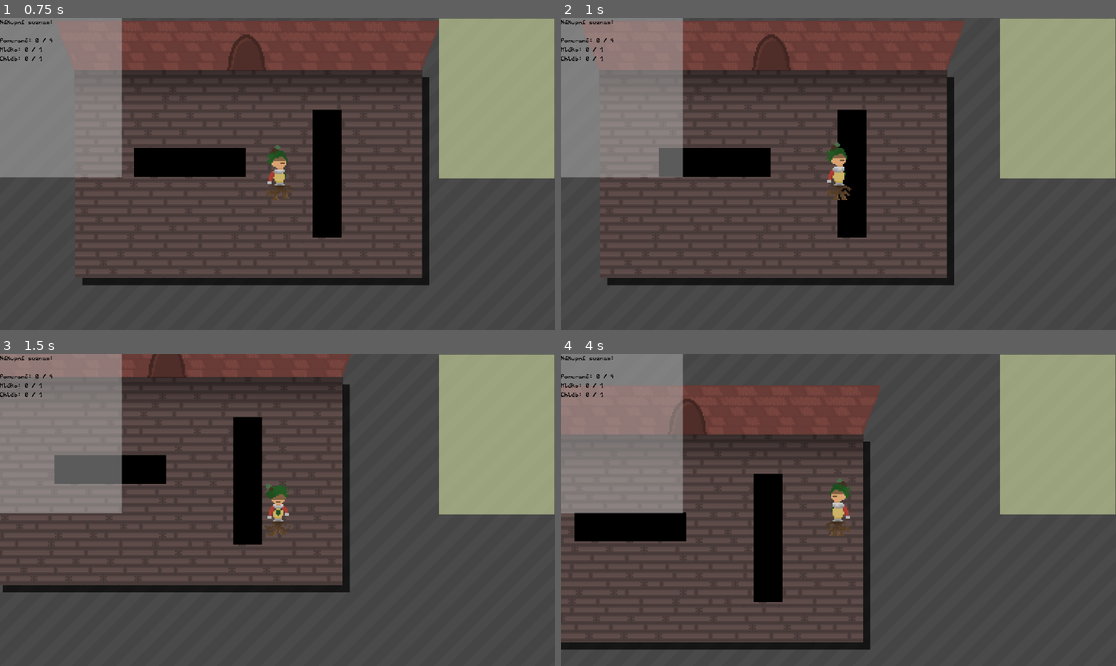
Above: before the commit, frames 1-4 (two rows, left to right).
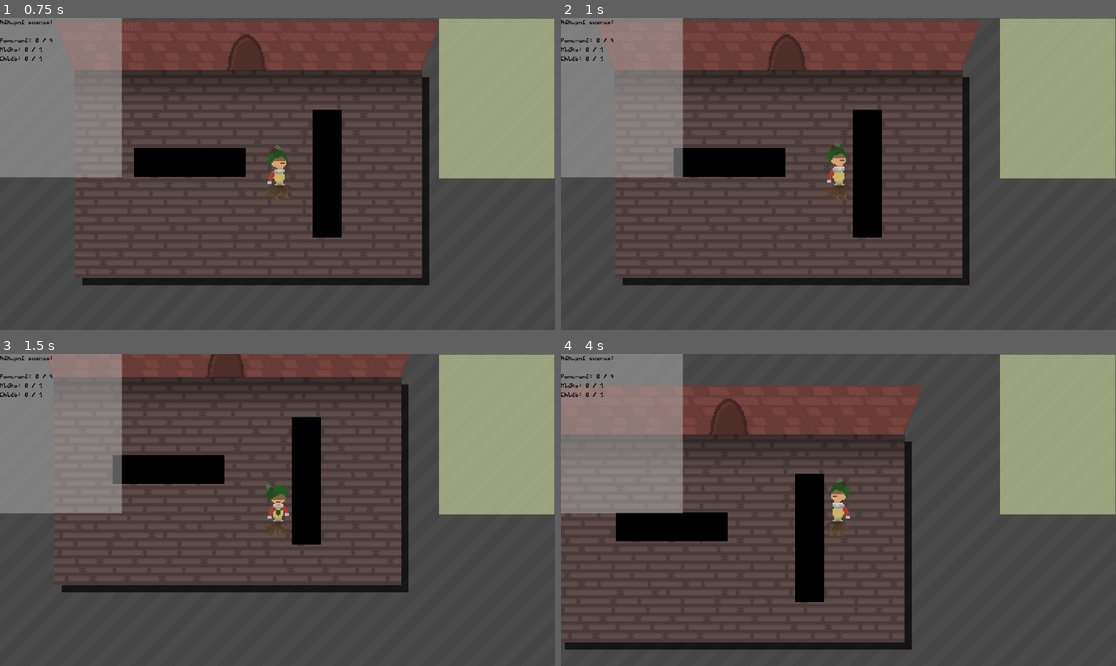
Above: after the commit, the same moments.

Repository: Trigware/Shopping-Madness
Game: Godot game, scene res://Scenes/MainScene.tscn
Same seed, same stepped clock (60 frames per second), same inputs: the game is played once before the commit and once after it.
Inputs:
- Up to frame 1 (0.75 s): tap Enter at 0.5 s; hold Right (walk_right) from 0.53 s (still down)
- Up to frame 2 (1 s): keep holding Right (walk_right)
- Up to frame 3 (1.5 s): release Right (walk_right) at 1.28 s; hold Down (walk_down) from 1.28 s (still down)
- Up to frame 4 (4 s): release Down (walk_down) at 2.03 s; hold Right (walk_right) 2.03-2.78 s; hold Up (walk_up) 2.78-3.53 s; hold Left (walk_left) from 3.53 s (still down)

Frame 1 is identical in both runs. In frame 2, 5.9% of the frame differs, in the area x 4-76%, y 0-86%; in frame 3, 11%, in the area x 0-74%, y 0-77%; in frame 4, 10%.

Commit message:
Fixed shelves collision issue

Diff:
--- a/Scenes/Room.tscn
+++ b/Scenes/Room.tscn
@@ -14,7 +14,7 @@
 shader_parameter/texture_scale = Vector2(1, 1)
 shader_parameter/diagonal_lines = 4.0
 shader_parameter/gap_size = 0.519
-shader_parameter/pattern_repeated = 610.063470034991
+shader_parameter/pattern_repeated = 92.19909818328738
 shader_parameter/line_color = Vector4(0, 0, 0, 0)
 shader_parameter/gap_color = Vector4(0, 0, 0, 0)
 
--- a/Scripts/GroceryList.gd
+++ b/Scripts/GroceryList.gd
@@ -3,7 +3,7 @@
 @onready var label = $ColorRect/Label
 @onready var frame = $ColorRect
 
-const groceries = {
+var groceries: Dictionary[Inventory.ItemType, int] = {
 	Inventory.ItemType.Orange: 4,
 	Inventory.ItemType.Milk: 1,
 	Inventory.ItemType.Bread: 1
--- a/Scripts/Shelf.gd
+++ b/Scripts/Shelf.gd
@@ -9,6 +9,8 @@
 
 func _ready():
 	shelf_texture.size = shelf_size
-	bounding_area.shape.size = shelf_size
+	var collider_shape: Shape2D = RectangleShape2D.new()
+	collider_shape.size = shelf_size
+	bounding_area.shape = collider_shape
 	bounding_area.position = shelf_size / 2
 	position = shelf_position
